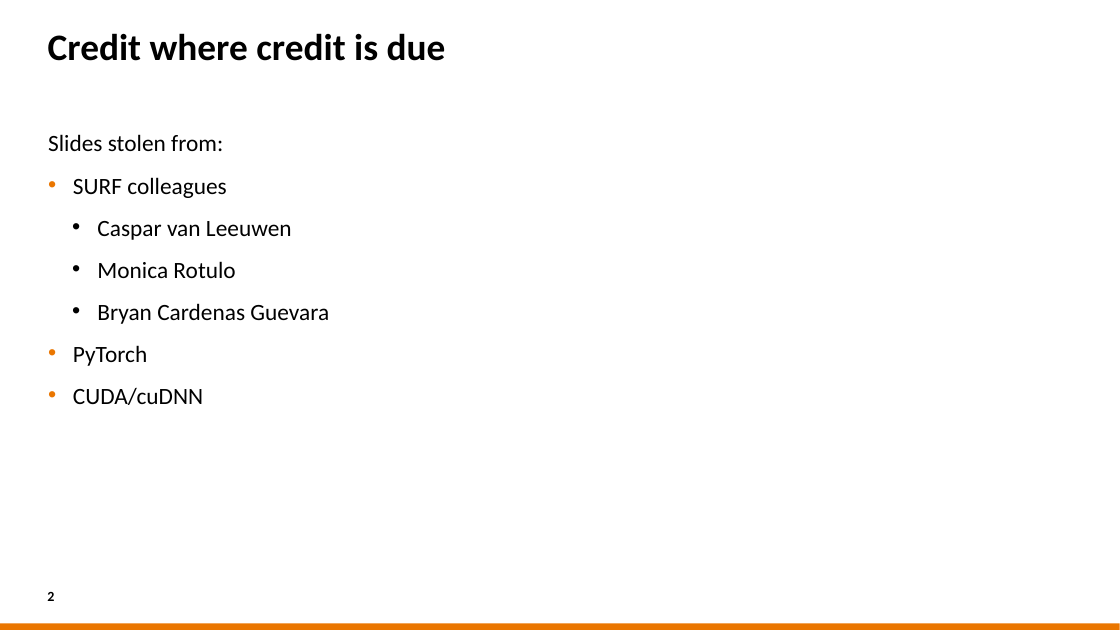
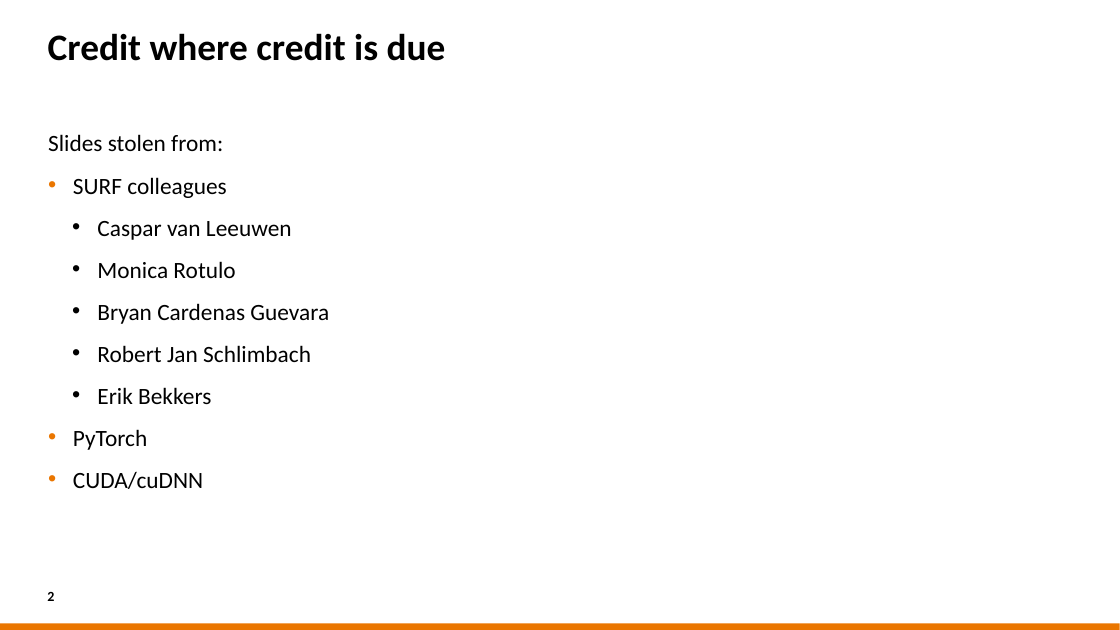
Before and after one commit to sara-nl/HPML-course-materials, a slide deck: slide 2 of Day1/slides/EuroHPC_HPML_welcome.pptx. Drawn at 1120x630 pixels with LibreOffice and Linux fonts; fonts in the diff are those of the drawing; background and template pictures are left out. Boxes give left, top, right and bottom in pixels: in the first picture for what was removed or moved away, otherwise in the second. Text is boxed around its words. In the diff, an @@ line names an element or a change of style, - is before the commit and + after.

```diff
--- a/Day1/slides/EuroHPC_HPML_welcome.pptx
+++ b/Day1/slides/EuroHPC_HPML_welcome.pptx
@@ text at <box>97,345,311,404</box>: paragraphs added @@
+                • Robert Jan Schlimbach
+                • Erik Bekkers
```
Also in this commit, not shown: 1 other slide changed, 1 other file.
